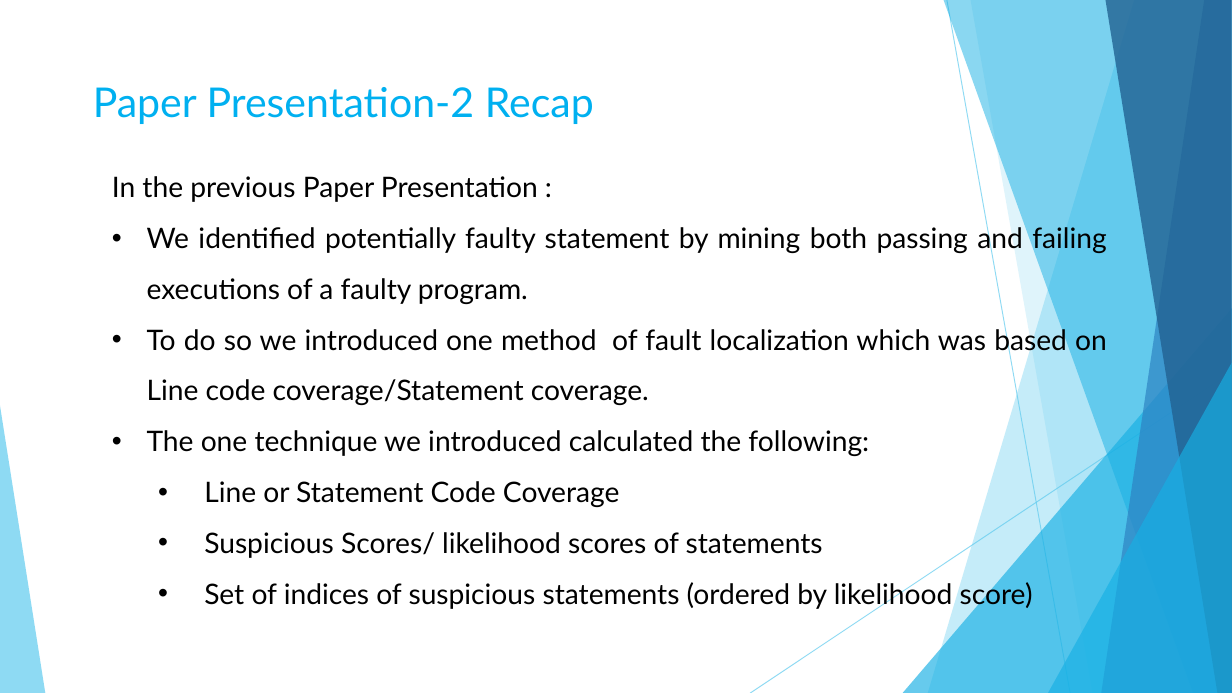
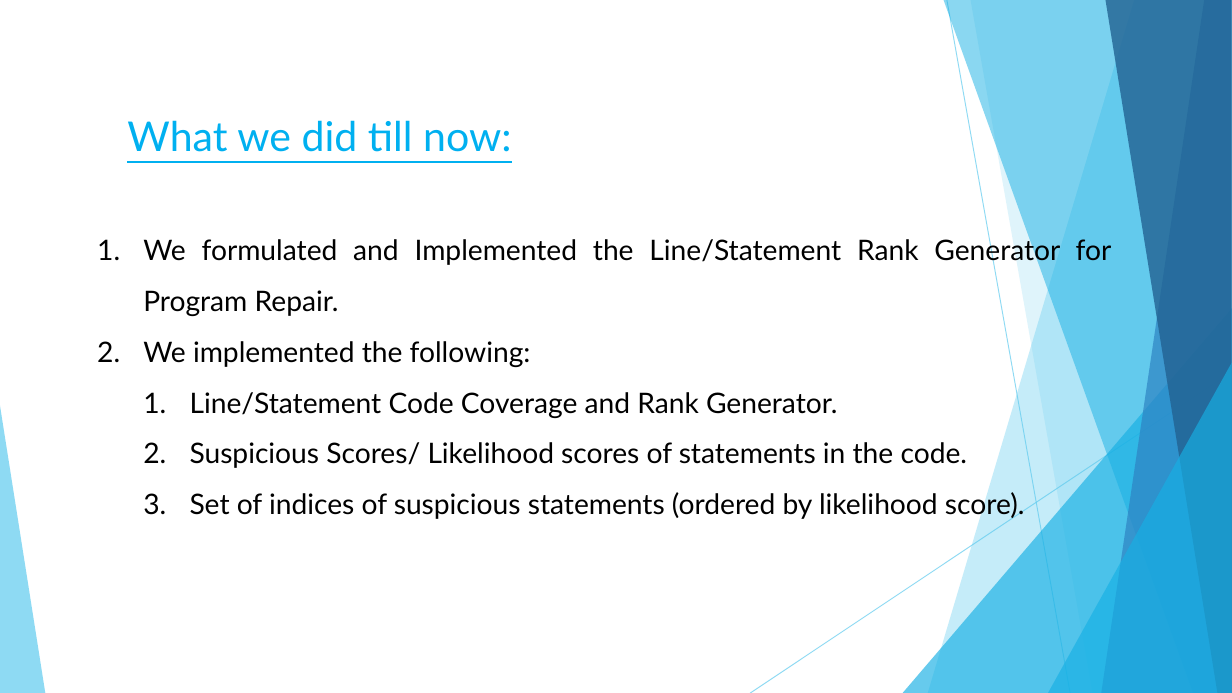
Before and after one commit to Neeraj921721/FYP, a slide deck: slide 2 of Docs/FYP PRESENTATION.pptx (slide 3 before the commit). Drawn at 1232x693 pixels with LibreOffice and Linux fonts; fonts in the diff are those of the drawing. Boxes give left, top, right and bottom in pixels: in the first picture for what was removed or moved away, otherwise in the second. Text is boxed around its words. In the diff, an @@ line names an element or a change of style, - is before the commit and + after.

```diff
--- a/Docs/FYP PRESENTATION.pptx
+++ b/Docs/FYP PRESENTATION.pptx
@@ text at (127,120,512,152): text changed @@
-Paper Presentation-2 Recap
+What we did till now:
@@ text at (143,236,1112,520): text changed @@
-In the previous Paper Presentation :
-• We identified potentially faulty statement by mining both passing and failing executions of a faulty program.
-• To do so we introduced one method of fault localization which was based on Line code coverage/Statement coverage.
-• The one technique we introduced calculated the following:
-  • Line or Statement Code Coverage
-  • Suspicious Scores/ likelihood scores of statements
-  • Set of indices of suspicious statements (ordered by likelihood score)
+1. We formulated and Implemented the Line/Statement Rank Generator for Program Repair.
+2. We implemented the following:
+  1. Line/Statement Code Coverage and Rank Generator.
+  2. Suspicious Scores/ Likelihood scores of statements in the code.
+  3. Set of indices of suspicious statements (ordered by likelihood score).
```
Also in this commit, not shown: 17 other slides changed, 2 slides added, 1 slide removed, 2 other files.
